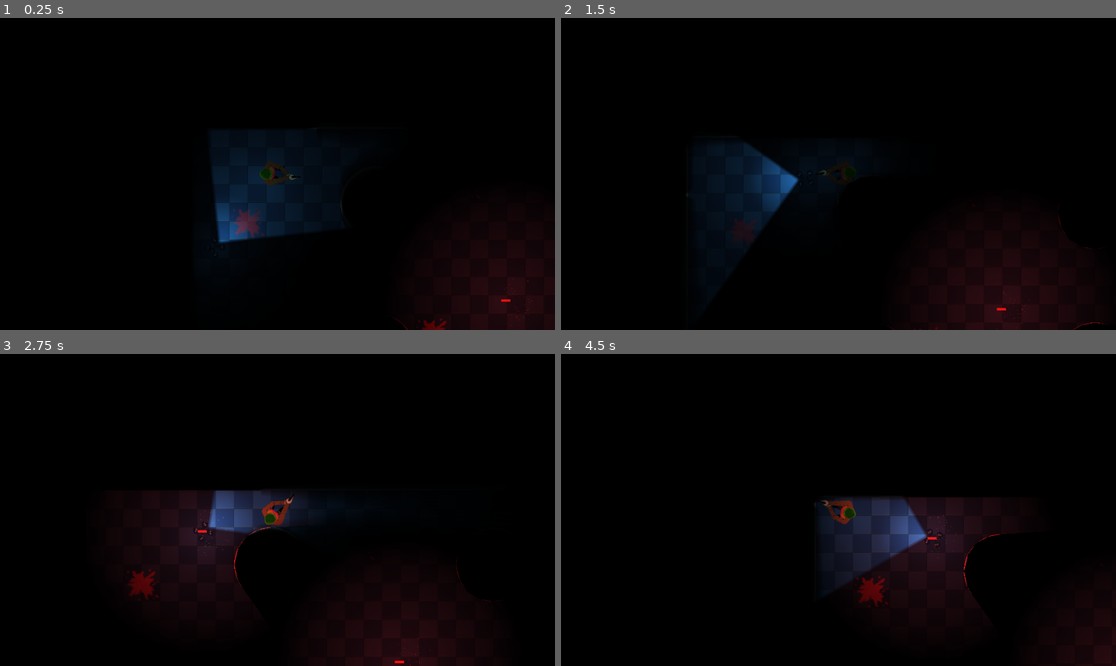
Above: before the commit, frames 1-4 (two rows, left to right).
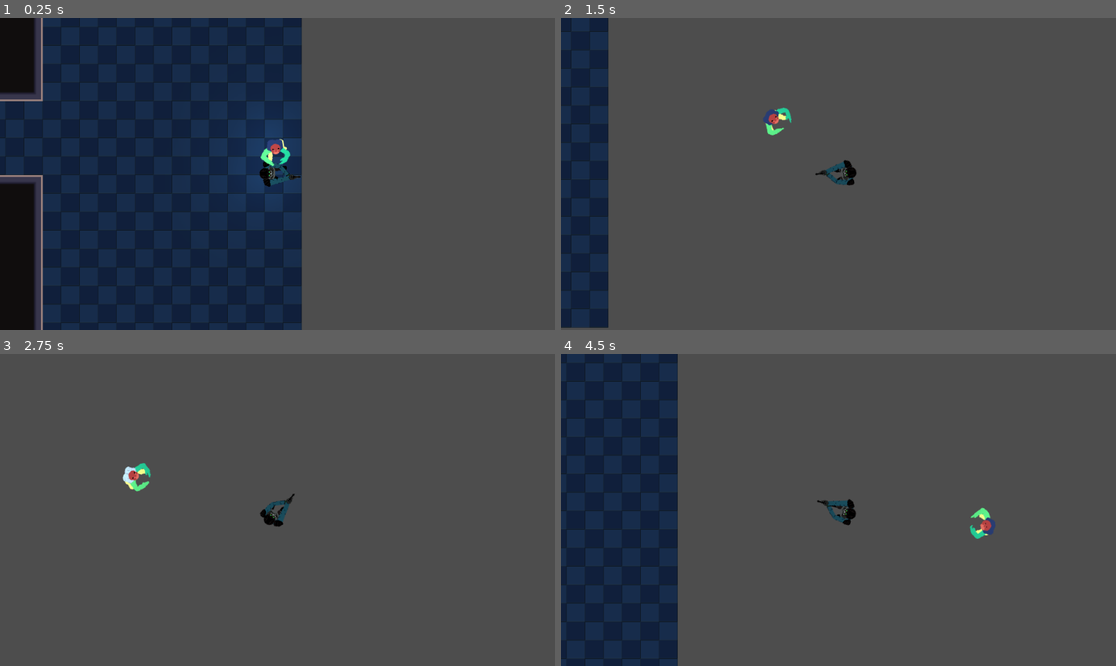
Above: after the commit, the same moments.

Repository: Fulgurata/Antibody
Game: Godot game, scene res://scenes/levels/level_one/LevelOne.tscn
Two runs of this game, one before a commit and one after it. Both use one fixed random seed, a clock stepped at 60 frames per second and the inputs below. This scene is started directly instead of the project's main scene.
Inputs (mouse positions are in pixels of both pictures, inside the frame that each line leads up to):
- Up to frame 1 (0.25 s): no input
- Up to frame 2 (1.5 s): move the mouse to (960, 158) at 0.52 s; hold D (move_right) 0.53-1.28 s; tap Shift (dodge) at 0.6, 1.35 s; move the mouse to (727, 189) at 1.27 s; hold S (move_down) from 1.28 s (still down)
- Up to frame 3 (2.75 s): move the mouse to (333, 441) at 2.02 s; release S (move_down) at 2.03 s; hold D (move_right) from 2.03 s (still down); tap Q (flare) at 2.1 s; tap Shift (dodge) at 2.3 s
- Up to frame 4 (4.5 s): move the mouse to (810, 572) at 2.77 s; release D (move_right) at 2.78 s; hold W (move_up) 2.78-3.53 s; tap Shift (dodge) at 2.85, 3.6 s; move the mouse to (1005, 556) at 3.52 s; hold A (move_left) from 3.53 s (still down); move the mouse to (672, 463) at 4.27 s; tap Q (flare) at 4.35 s

The runs differ from the first frame. In frame 1, 95% of the frame differs, in the area x 0-100%, y 0-100%; in frame 2, 100%; in frame 3, 100%; in frame 4, 100%.

Commit message:
added enemy ai
very rough implementation of enemy ai. They will follow both player and drone, preferring the player, but they easily get stuck on corners and lose interest in hallways.

Diff:
--- a/project.godot
+++ b/project.godot
@@ -23,6 +23,8 @@
 [global_group]
 
 player=""
+enemy=""
+drone=""
 
 [input]
 
--- a/scenes/characters/drone/drone.tscn
+++ b/scenes/characters/drone/drone.tscn
@@ -206,7 +206,7 @@
 [sub_resource type="CircleShape2D" id="CircleShape2D_ehsxn"]
 radius = 18.4391
 
-[node name="Drone" type="CharacterBody2D"]
+[node name="Drone" type="CharacterBody2D" groups=["drone"]]
 light_mask = 16
 script = ExtResource("1_3xpjv")
 
--- /dev/null
+++ b/scenes/characters/enemy_one/Enemy.tscn
@@ -0,0 +1,152 @@
+[gd_scene load_steps=24 format=3 uid="uid://bc2uunwunerp"]
+
+[ext_resource type="Script" path="res://scripts/characters/enemy_one_scripts/enemy.gd" id="1_jbthf"]
+[ext_resource type="PackedScene" uid="uid://dccdpedsu3ht" path="res://scenes/characters/player/flashlight_point_light_2d.tscn" id="2_yql7k"]
+[ext_resource type="PackedScene" uid="uid://c04oqtfpq8k38" path="res://scenes/characters/player/point_light_2d.tscn" id="3_14kfw"]
+[ext_resource type="Script" path="res://scripts/characters/enemy_one_scripts/enemy_idle_state.gd" id="4_rorqp"]
+[ext_resource type="Texture2D" uid="uid://bdrnef7sdkbtu" path="res://scenes/characters/enemy_one/Enemy1-walk.png" id="4_xtrsy"]
+[ext_resource type="Script" path="res://scripts/characters/enemy_one_scripts/enemy_moving_state.gd" id="5_wsv0q"]
+[ext_resource type="Script" path="res://scripts/characters/enemy_one_scripts/enemy_knocked_out_state.gd" id="6_krth4"]
+[ext_resource type="Script" path="res://scripts/characters/enemy_one_scripts/enemy_shooting_state.gd" id="7_c8y6w"]
+[ext_resource type="Script" path="res://scripts/characters/enemy_one_scripts/enemy_melee_atk_state.gd" id="9_2jjf7"]
+
+[sub_resource type="AtlasTexture" id="AtlasTexture_pcjqs"]
+atlas = ExtResource("4_xtrsy")
+region = Rect2(0, 0, 128, 96)
+
+[sub_resource type="AtlasTexture" id="AtlasTexture_66uoq"]
+atlas = ExtResource("4_xtrsy")
+region = Rect2(128, 0, 128, 96)
+
+[sub_resource type="AtlasTexture" id="AtlasTexture_v5bnm"]
+atlas = ExtResource("4_xtrsy")
+region = Rect2(256, 0, 128, 96)
+
+[sub_resource type="AtlasTexture" id="AtlasTexture_oego4"]
+atlas = ExtResource("4_xtrsy")
+region = Rect2(384, 0, 128, 96)
+
+[sub_resource type="AtlasTexture" id="AtlasTexture_nxy62"]
+atlas = ExtResource("4_xtrsy")
+region = Rect2(512, 0, 128, 96)
+
+[sub_resource type="AtlasTexture" id="AtlasTexture_ifdn0"]
+atlas = ExtResource("4_xtrsy")
+region = Rect2(640, 0, 128, 96)
+
+[sub_resource type="AtlasTexture" id="AtlasTexture_jjye7"]
+atlas = ExtResource("4_xtrsy")
+region = Rect2(768, 0, 128, 96)
+
+[sub_resource type="AtlasTexture" id="AtlasTexture_0uahd"]
+atlas = ExtResource("4_xtrsy")
+region = Rect2(896, 0, 128, 96)
+
+[sub_resource type="AtlasTexture" id="AtlasTexture_ab0g8"]
+atlas = ExtResource("4_xtrsy")
+region = Rect2(1024, 0, 128, 96)
+
+[sub_resource type="AtlasTexture" id="AtlasTexture_hb2nm"]
+atlas = ExtResource("4_xtrsy")
+region = Rect2(1152, 0, 128, 96)
+
+[sub_resource type="AtlasTexture" id="AtlasTexture_6y0kg"]
+atlas = ExtResource("4_xtrsy")
+region = Rect2(1280, 0, 128, 96)
+
+[sub_resource type="AtlasTexture" id="AtlasTexture_w7cjw"]
+atlas = ExtResource("4_xtrsy")
+region = Rect2(1408, 0, 128, 96)
+
+[sub_resource type="SpriteFrames" id="SpriteFrames_deqgi"]
+animations = [{
+"frames": [],
+"loop": true,
+"name": &"default",
+"speed": 5.0
+}, {
+"frames": [{
+"duration": 1.0,
+"texture": SubResource("AtlasTexture_pcjqs")
+}, {
+"duration": 1.0,
+"texture": SubResource("AtlasTexture_66uoq")
+}, {
+"duration": 1.0,
+"texture": SubResource("AtlasTexture_v5bnm")
+}, {
+"duration": 1.0,
+"texture": SubResource("AtlasTexture_oego4")
+}, {
+"duration": 1.0,
+"texture": SubResource("AtlasTexture_nxy62")
+}, {
+"duration": 1.0,
+"texture": SubResource("AtlasTexture_ifdn0")
+}, {
+"duration": 1.0,
+"texture": SubResource("AtlasTexture_jjye7")
+}, {
+"duration": 1.0,
+"texture": SubResource("AtlasTexture_0uahd")
+}, {
+"duration": 1.0,
+"texture": SubResource("AtlasTexture_ab0g8")
+}, {
+"duration": 1.0,
+"texture": SubResource("AtlasTexture_hb2nm")
+}, {
+"duration": 1.0,
+"texture": SubResource("AtlasTexture_6y0kg")
+}, {
+"duration": 1.0,
+"texture": SubResource("AtlasTexture_w7cjw")
+}],
+"loop": true,
+"name": &"enemy_one_walk",
+"speed": 22.0
+}]
+
+[sub_resource type="CapsuleShape2D" id="CapsuleShape2D_3nvn1"]
+radius = 15.9206
+height = 47.2487
+
+[node name="Enemy" type="CharacterBody2D" groups=["enemy"]]
+collision_layer = 4
+script = ExtResource("1_jbthf")
+metadata/_edit_group_ = true
+
+[node name="Flashlight" parent="." instance=ExtResource("2_yql7k")]
+visible = false
+position = Vector2(15, -3.8147e-06)
+rotation = 0.759218
+offset = Vector2(60, -60)
+
+[node name="PointLight2D" parent="." instance=ExtResource("3_14kfw")]
+position = Vector2(-22, 0)
+metadata/_edit_lock_ = true
+
+[node name="EnemySprite" type="AnimatedSprite2D" parent="."]
+rotation = -1.5708
+sprite_frames = SubResource("SpriteFrames_deqgi")
+animation = &"enemy_one_walk"
+
+[node name="CollisionShape2D" type="CollisionShape2D" parent="."]
+visibility_layer = 5
+scale = Vector2(1.50478, 1.05823)
+shape = SubResource("CapsuleShape2D_3nvn1")
+
+[node name="Enemy_Idle" type="Node" parent="."]
+script = ExtResource("4_rorqp")
+
+[node name="Enemy_Moving" type="Node" parent="."]
+script = ExtResource("5_wsv0q")
+
+[node name="Enemy_KnockedOut" type="Node" parent="."]
+script = ExtResource("6_krth4")
+
+[node name="Enemy_Shooting" type="Node" parent="."]
+script = ExtResource("7_c8y6w")
+
+[node name="Enemy_MeleeAtk" type="Node" parent="."]
+script = ExtResource("9_2jjf7")
--- a/scenes/characters/player/Player.tscn
+++ b/scenes/characters/player/Player.tscn
@@ -7,6 +7,7 @@
 [ext_resource type="Script" path="res://scripts/characters/player_scripts/state_machine/idle_state.gd" id="3_35fgo"]
 [ext_resource type="Script" path="res://scripts/characters/player_scripts/state_machine/moving_state.gd" id="4_vqjxc"]
 [ext_resource type="Script" path="res://scripts/characters/player_scripts/state_machine/knocked_out_state.gd" id="5_k2pvs"]
+[ext_resource type="Texture2D" uid="uid://clpbc0gfdjpwd" path="res://scenes/characters/player/Player-Handgun-Walk_New.png" id="5_x358i"]
 [ext_resource type="Script" path="res://scripts/characters/player_scripts/state_machine/shooting_state.gd" id="6_pl56b"]
 [ext_resource type="Script" path="res://scripts/characters/player_scripts/state_machine/dodging_state.gd" id="7_prutj"]
 [ext_resource type="Script" path="res://scripts/characters/player_scripts/state_machine/melee_atk_state.gd" id="8_gawsi"]
@@ -41,6 +42,38 @@
 
 [sub_resource type="AtlasTexture" id="AtlasTexture_gpyst"]
 atlas = ExtResource("2_v7p1y")
+region = Rect2(504, 0, 72, 80)
+
+[sub_resource type="AtlasTexture" id="AtlasTexture_gsasc"]
+atlas = ExtResource("5_x358i")
+region = Rect2(0, 0, 72, 80)
+
+[sub_resource type="AtlasTexture" id="AtlasTexture_u6cay"]
+atlas = ExtResource("5_x358i")
+region = Rect2(72, 0, 72, 80)
+
+[sub_resource type="AtlasTexture" id="AtlasTexture_rgy15"]
+atlas = ExtResource("5_x358i")
+region = Rect2(144, 0, 72, 80)
+
+[sub_resource type="AtlasTexture" id="AtlasTexture_ugw47"]
+atlas = ExtResource("5_x358i")
+region = Rect2(216, 0, 72, 80)
+
+[sub_resource type="AtlasTexture" id="AtlasTexture_eiea4"]
+atlas = ExtResource("5_x358i")
+region = Rect2(288, 0, 72, 80)
+
+[sub_resource type="AtlasTexture" id="AtlasTexture_50jig"]
+atlas = ExtResource("5_x358i")
+region = Rect2(360, 0, 72, 80)
+
+[sub_resource type="AtlasTexture" id="AtlasTexture_lwara"]
+atlas = ExtResource("5_x358i")
+region = Rect2(432, 0, 72, 80)
+
+[sub_resource type="AtlasTexture" id="AtlasTexture_3bbss"]
+atlas = ExtResource("5_x358i")
 region = Rect2(504, 0, 72, 80)
 
 [sub_resource type="SpriteFrames" id="SpriteFrames_npn7e"]
@@ -78,6 +111,35 @@
 "loop": true,
 "name": &"default",
 "speed": 5.0
+}, {
+"frames": [{
+"duration": 1.0,
+"texture": SubResource("AtlasTexture_gsasc")
+}, {
+"duration": 1.0,
+"texture": SubResource("AtlasTexture_u6cay")
+}, {
+"duration": 1.0,
+"texture": SubResource("AtlasTexture_rgy15")
+}, {
+"duration": 1.0,
+"texture": SubResource("AtlasTexture_ugw47")
+}, {
+"duration": 1.0,
+"texture": SubResource("AtlasTexture_eiea4")
+}, {
+"duration": 1.0,
+"texture": SubResource("AtlasTexture_50jig")
+}, {
+"duration": 1.0,
+"texture": SubResource("AtlasTexture_lwara")
+}, {
+"duration": 1.0,
+"texture": SubResource("AtlasTexture_3bbss")
+}],
+"loop": true,
+"name": &"new_walk_pistol",
+"speed": 5.0
 }]
 
 [sub_resource type="CapsuleShape2D" id="CapsuleShape2D_3nvn1"]
@@ -86,6 +148,8 @@
 
 [node name="Player" type="CharacterBody2D" groups=["player"]]
 position = Vector2(-1, 1)
+collision_layer = 513
+collision_mask = 513
 script = ExtResource("1_3cblq")
 metadata/_edit_group_ = true
 
@@ -99,15 +163,14 @@
 position = Vector2(-22, 0)
 metadata/_edit_lock_ = true
 
-[node name="PlayerSprite" type="AnimatedSprite2D" parent="."]
+[node name="PlayerSprite" type="AnimatedSprite2D" parent="." groups=["player"]]
 rotation = -1.5708
 sprite_frames = SubResource("SpriteFrames_npn7e")
-animation = &"WalkPistol"
-frame_progress = 0.0622732
+animation = &"new_walk_pistol"
 speed_scale = 1.7
 metadata/_edit_lock_ = true
 
-[node name="CollisionShape2D" type="CollisionShape2D" parent="."]
+[node name="CollisionShape2D" type="CollisionShape2D" parent="." groups=["player"]]
 visibility_layer = 5
 position = Vector2(2, 0)
 rotation = -1.5708
--- a/scenes/levels/level_one/LevelOne.tscn
+++ b/scenes/levels/level_one/LevelOne.tscn
@@ -6,6 +6,7 @@
 [ext_resource type="PackedScene" uid="uid://dif6f7qoy78ck" path="res://scenes/levels/doors/door.tscn" id="4_6c33g"]
 [ext_resource type="PackedScene" uid="uid://3icltdq3xtfe" path="res://scenes/characters/drone/drone.tscn" id="5_f0lre"]
 [ext_resource type="PackedScene" uid="uid://c1x4mmudn6g1r" path="res://scenes/characters/drone/flare.tscn" id="6_5u8p2"]
+[ext_resource type="PackedScene" uid="uid://bc2uunwunerp" path="res://scenes/characters/enemy_one/Enemy.tscn" id="7_2enb4"]
 
 [sub_resource type="RectangleShape2D" id="RectangleShape2D_ofq61"]
 
@@ -31,9 +32,10 @@
 tile_set = ExtResource("2_pjygi")
 
 [node name="Player" parent="." instance=ExtResource("1_8bb22")]
-position = Vector2(147, 78)
+position = Vector2(1750, 318)
 
 [node name="AntiLight" type="DirectionalLight2D" parent="."]
+visible = false
 blend_mode = 1
 
 [node name="Door" parent="." instance=ExtResource("4_6c33g")]
@@ -71,5 +73,8 @@
 [node name="Flare" parent="." instance=ExtResource("6_5u8p2")]
 position = Vector2(544, 297)
 
+[node name="Enemy" parent="." instance=ExtResource("7_2enb4")]
+position = Vector2(1743, 226)
+
 [editable path="Door"]
 [editable path="Door2"]
--- /dev/null
+++ b/scripts/characters/enemy_one_scripts/enemy.gd
@@ -0,0 +1,145 @@
+#player.gd
+extends CharacterBody2D
+
+# These are variables that are used in multiple functions
+#we'll need to clean these up at some point, we're not actually using them all I don't think
+var steering_factor := 0.9 #must be between 0 and 1.0
+var normal_speed := 400.0
+var current_state
+@onready var enemy_sprite: AnimatedSprite2D = $EnemySprite
+@onready var player = null
+@export var MIN_DISTANCE: float = 0.0
+
+var vision_range = 700
+var num_rays = 32
+
+# context array *Basically, these arrays store the directions the thing can go, the bad directions, and the good directions, later we'll do math (good - bad = go that way)
+var ray_directions = []
+var interest = []
+var danger = []
+var chosen_dir = Vector2.ZERO
+
+
+func _ready():
+	#await get_tree().process_frame
+	await owner.ready
+	player = get_tree().get_current_scene().find_child("Player")
+	if not player:
+		print("Player not found in parent node!")
+	change_state("Enemy_Idle") # Start in the Idle state
+	$EnemySprite.play("enemy_one_walk") #play animation ((fix this later, we need to play different animations for different states)
+	print("Enemy_Ready_toIdle")
+	#all this jazz allows you to adjust the ray count on the fly for max performance, without all the math breaking
+	interest.resize(num_rays)
+	danger.resize(num_rays)
+	ray_directions.resize(num_rays)
+	for i in range(num_rays):
+			var angle = i * 2 * PI / num_rays
+			ray_directions[i] = Vector2.RIGHT.rotated(angle)
+			interest[i] = 0.0
+			danger[i] = 0.0
+	#end jazz
+
+
+##draw the rays for debugging purposes. (draw must be localized, rays must be global, dammmmnnniiiiittttttttt)
+	#_draw()
+#
+#func _draw()-> void:
+	##print("Enemy global position:", global_position)
+	#for i in range(num_rays):
+		#draw_line(to_local(enemy_sprite.global_position), to_local(enemy_sprite.global_position) + ray_directions[i].rotated(rotation) * vision_range, Color.GREEN, 1.0)
+	#var distance_to_player = global_position.distance_to(player.global_position)
+	#if distance_to_player > MIN_DISTANCE:
+		#var desired_velocity = chosen_dir.rotated(rotation) * normal_speed
+		#draw_line(enemy_sprite.global_position, desired_velocity, Color.RED, 1.0)
+
+
+func change_state(new_state_name: String):
+	if current_state:
+		current_state.exit_state() #Exit the current state
+	current_state = get_node(new_state_name)
+
+	if current_state: #Ensure the new state exists
+		current_state.enter_state(self) # Enter the new state
+
+func _process(delta: float) -> void:
+	if current_state:
+		current_state.handle_input(delta)
+
+	#populate context arrays
+	update_context_arrays()
+
+	#move the dude (move this to movement state asap)
+	var distance_to_player = global_position.distance_to(player.global_position)
+	if distance_to_player > MIN_DISTANCE:
+		#velocity = (player.global_position - global_position).normalized() * normal_speed
+		var desired_velocity = chosen_dir.rotated(rotation) * normal_speed
+		velocity = velocity.lerp(desired_velocity, steering_factor) #linear_interpolate is now "lerp"
+		rotation = velocity.angle() #(get rotated bro)
+		move_and_collide(velocity * delta)
+	else:
+		velocity = Vector2.ZERO
+
+func update_context_arrays() -> void:
+	for i in range(num_rays):
+		set_interest(i)
+		set_danger(i)
+		if danger[i] > 0.0 and interest[i] > 0.0:
+			interest[i] -= danger[i]
+			interest[i] = max(0, interest[i])
+		if i == 0:
+			chosen_dir = Vector2.ZERO
+		chosen_dir += ray_directions[i] * interest[i]
+	chosen_dir = chosen_dir.normalized()
+
+#Cast rays to find good directions (currently only includes "toward the player")
+func set_interest(i: int)-> void:
+	var space_state = get_world_2d().get_direct_space_state()
+	var params = PhysicsRayQueryParameters2D.new()
+	params.from = enemy_sprite.global_position
+	params.to = enemy_sprite.global_position + ray_directions[i].rotated(rotation) * vision_range
+	#print("Enemy global position:", global_position)
+	params.exclude = [self]
+	#params.collision_mask = 10
+	params.collide_with_areas = false
+	params.collide_with_bodies = true
+	var result = space_state.intersect_ray(params)
+
+	if result:
+
+		if result.collider.is_in_group("player"):
+			interest[i] = 1.0
+			print("hit_player")
+		elif result.collider.is_in_group("drone"):
+			interest[i] = 0.7
+			print("hit_drone")
+		else:
+			print("hit non-player interest")
+	else:
+		interest[i] = 0.0
+		print("no_interest")
+	#here we could setup a random wander pattern by having it pick a random spot nearby every 30 seconds
+	#just add a random value to current global position and make that your new favorite spot
+
+
+
+#Cast rays to find bad directions
+#collision mask doesn't seem to work, setting it to 10 makes the rays fail, even if the player is also set to 10.
+func set_danger(i: int):
+	var space_state_d = get_world_2d().get_direct_space_state()
+	var params_d = PhysicsRayQueryParameters2D.new()
+	params_d.from = enemy_sprite.global_position
+	params_d.to = enemy_sprite.global_position + ray_directions[i].rotated(rotation) * vision_range
+	params_d.exclude = [self,player.get_rid()]
+	#print("Enemy global position:", global_position)
+	#params_d.collision_mask = 10
+	params_d.collide_with_areas = true
+	params_d.collide_with_bodies = true
+
+	var result = space_state_d.intersect_ray(params_d)
+	if result:
+		danger[i] = 0.5
+		print("wall")
+	else:
+		danger[i] = 0.0
+		print("no_danger")
--- /dev/null
+++ b/scripts/characters/enemy_one_scripts/enemy_idle_state.gd
@@ -0,0 +1,19 @@
+#idle_state
+extends EnemyState
+
+func enter_state(enemy_node) -> void:
+	super(enemy_node) #call parent class method (player_state.gd class "PlayerState")
+	#player.velocity.x = 0
+	#player.velocity.y = 0
+
+func handle_input(_delta) -> void:
+	#get your input
+	var direction := Vector2(0, 0)
+	#print("enemy_Idle")
+
+	if direction.length() > 1.0:
+		direction = direction.normalized()
+
+	if direction.length() > 0:
+		enemy.change_state("Enemy_Moving")
+		#print("enemy_Idle_toMoving")
--- /dev/null
+++ b/scripts/characters/enemy_one_scripts/enemy_knocked_out_state.gd
@@ -0,0 +1 @@
+extends Node
--- /dev/null
+++ b/scripts/characters/enemy_one_scripts/enemy_melee_atk_state.gd
@@ -0,0 +1 @@
+extends Node
--- /dev/null
+++ b/scripts/characters/enemy_one_scripts/enemy_moving_state.gd
@@ -0,0 +1,30 @@
+#moving_state.gd
+extends EnemyState
+
+func enter_state(player_node) -> void:
+	super(player_node) #call parent class method (player_state.gd class "PlayerState")
+
+func exit_state() -> void:
+	pass #placeholderin base
+
+
+#func get_input() -> Vector2:
+	#var direction = Input.get_vector("move_left", "move_right", "move_up", "move_down")
+	#enemy.look_at(enemy.get_global_mouse_position())
+	#enemy.velocity = direction * enemy.max_speed
+	#if direction.length() > 1.0:
+		#direction = direction.normalized()
+	#return direction
+
+
+#func handle_input(_delta) -> void:
+	#var direction = get_input()
+	##get_input()
+	#print("enemy_Moving")
+	#if direction.length() > 0:
+		#enemy.move_and_slide()
+	#else:
+		#enemy.change_state("Enemy_Idle")
+		#print("enemy_Moving_toIdle")
+	#if direction.length() > 0:
+		#enemy.change_state("Enemy_Moving")
--- /dev/null
+++ b/scripts/characters/enemy_one_scripts/enemy_shooting_state.gd
@@ -0,0 +1 @@
+extends Node
--- /dev/null
+++ b/scripts/characters/enemy_one_scripts/enemy_state.gd
@@ -0,0 +1,15 @@
+#player_state
+#base class for player states
+extends Node
+class_name EnemyState
+
+var enemy
+
+func enter_state(enemy_node) -> void:
+	enemy = enemy_node
+
+func exit_state() -> void:
+	pass #placeholderin base
+
+func handle_input(_delta) -> void:
+	pass #no input handling in base state
--- a/scripts/characters/player_scripts/player.gd
+++ b/scripts/characters/player_scripts/player.gd
@@ -14,8 +14,8 @@
 
 func _ready():
 	change_state("Idle") # Start in the Idle state
-	$PlayerSprite.play("WalkPistol")
-	print("playerReady_toIdle")
+	$PlayerSprite.play("new_walk_pistol")
+	#print("playerReady_toIdle")
 
 func change_state(new_state_name: String):
 	if current_state:
--- a/scripts/characters/player_scripts/state_machine/idle_state.gd
+++ b/scripts/characters/player_scripts/state_machine/idle_state.gd
@@ -11,17 +11,17 @@
 	var direction := Vector2(0, 0)
 	direction.x = Input.get_axis("move_left", "move_right")
 	direction.y = Input.get_axis("move_up", "move_down")
-	print("playerIdle")
+	#print("playerIdle")
 
 	if direction.length() > 1.0:
 		direction = direction.normalized()
 
 	if direction.length() > 0:
 		player.change_state("Moving")
-		print("playerIdle_toMoving")
+		#print("playerIdle_toMoving")
 
 	elif Input.is_action_just_pressed("dodge"):
 		player.change_state("Dodging")
-		print("playerIdle_toDodge")
+		#print("playerIdle_toDodge")
 
 	player.rotation = (player.get_global_mouse_position() - player.position).angle()
--- a/scripts/characters/player_scripts/state_machine/moving_state.gd
+++ b/scripts/characters/player_scripts/state_machine/moving_state.gd
@@ -20,15 +20,15 @@
 func handle_input(_delta) -> void:
 	var direction = get_input()
 	#get_input()
-	print("playerMoving")
+	#print("playerMoving")
 	if direction.length() > 0:
 		player.move_and_slide()
 	else:
 		player.change_state("Idle")
-		print("playerMoving_toIdle")
+		#print("playerMoving_toIdle")
 	if direction.length() > 0:
 		player.change_state("Moving")
 
 	elif Input.is_action_just_pressed("dodge"):
 		player.change_state("Dodging")
-		print("playerMoving_toDodge")
+		#print("playerMoving_toDodge")
Binary file added: scenes/characters/enemy_one/Enemy1-walk.png
Not shown, added: scenes/characters/enemy_one/Enemy1-walk.png.import
Binary file added: scenes/characters/player/Player-Handgun-Walk_New.png
Not shown, added: scenes/characters/player/Player-Handgun-Walk_New.png.import
Not shown: 1 places in scenes/characters/player/Player.tscn that only renumber resources
Not shown: 1 places in scenes/levels/level_one/LevelOne.tscn that only renumber resources
